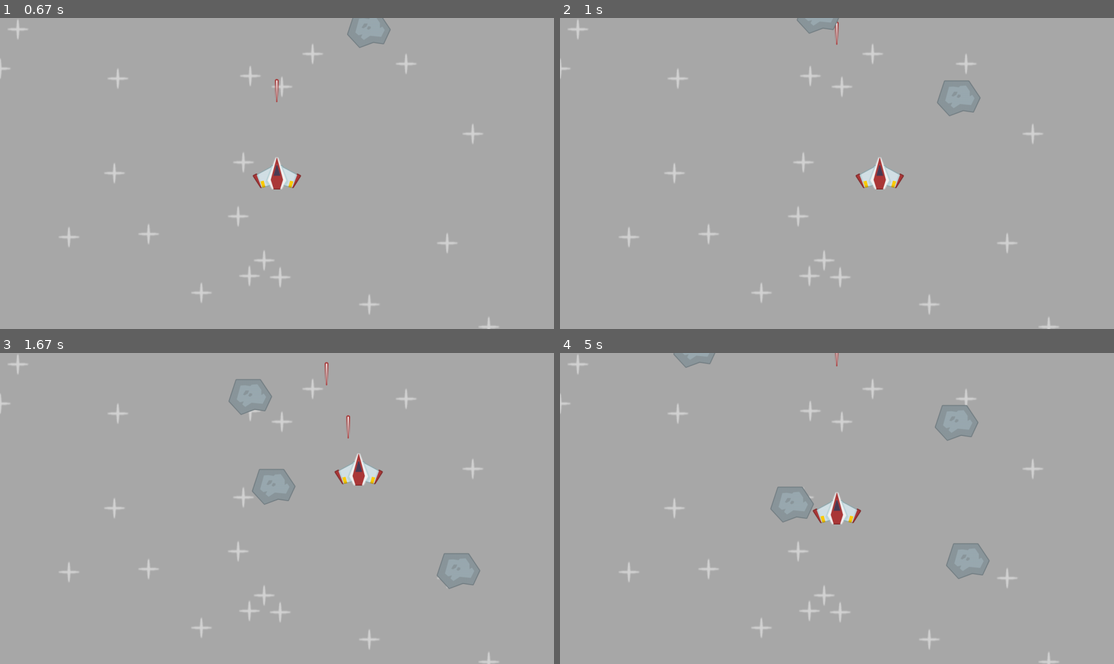
Above: before the commit, frames 1-4 (two rows, left to right).
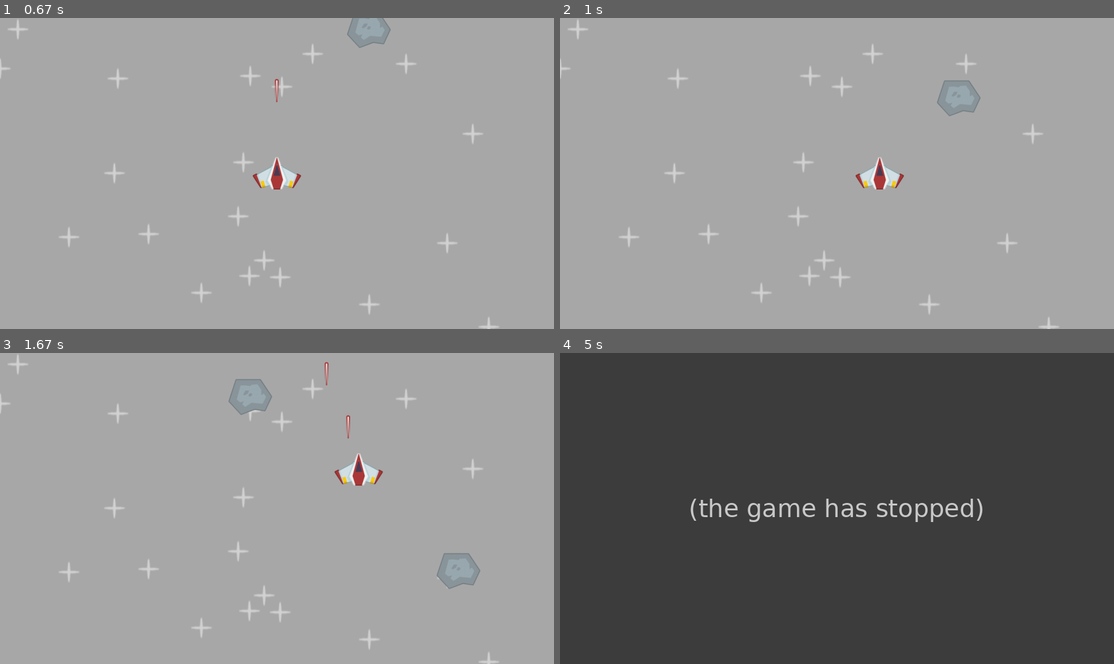
Above: after the commit, the same moments.

Repository: tkupczyk/PyGame
Game: pygame game, started from space shooter/code/main.py
The game is run twice, just before and just after one commit, with the same random seed, the same clock (stepped at 60 frames per second) and the same inputs.
Inputs:
- Up to frame 1 (0.67 s): tap Space at 0.33 s
- Up to frame 2 (1 s): hold Right from 0.67 s (still down); tap Space at 0.73 s
- Up to frame 3 (1.67 s): tap Space at 1.03, 1.23, 1.57 s; release Right at 1.13 s; hold Up 1.17-1.47 s; hold Right from 1.5 s (still down)
- Up to frame 4 (5 s): tap Space at 1.87, 2.07, 2.37, 2.63, 2.97, 3.27, 3.4, 4.47 s; release Right at 1.97 s; hold Left 2-2.53 s; hold Down 2.57-2.87 s; hold Left 2.9-3.3 s; hold Up 3.33-3.7 s; hold Down 4.4-4.77 s

Frame 1 is identical in both runs. In frame 2, 0.2% of the frame differs, in the area x 42-51%, y 0-9%; in frame 3, 0.4%; in frame 4, 100%, in the area x 0-100%, y 0-100%.
After the commit the program exited at 4.83 s; later frames show no game.

Commit message:
Added collistions mechanic

Diff:
--- a/space shooter/code/main.py
+++ b/space shooter/code/main.py
@@ -37,7 +37,7 @@
         recent_keys = pygame.key.get_just_pressed()
 
         if recent_keys[pygame.K_SPACE] and self.can_fire:
-            Laser(laser_surface, self.rect.midtop, all_sprites)
+            Laser(laser_surface, self.rect.midtop, (all_sprites, laser_sprites))
             self.can_fire = False
             self.laser_shoot_time = pygame.time.get_ticks()
 
@@ -75,6 +75,17 @@
         if pygame.time.get_ticks() - self.creation_time >= self.lifetime:
             self.kill()
 
+def collisions():
+    global running
+
+    collisions_sprites = pygame.sprite.spritecollide(player, meteor_sprites, False)
+    if collisions_sprites:
+        running = False
+
+    for laser in laser_sprites:
+        collided_sprites = pygame.sprite.spritecollide(laser, meteor_sprites, True)
+        if collided_sprites:
+            laser.kill()
 # general setup
 
 pygame.init()
@@ -90,6 +101,8 @@
 
 # Sprites
 all_sprites = pygame.sprite.Group()
+meteor_sprites = pygame.sprite.Group()
+laser_sprites = pygame.sprite.Group()
 for _ in range(20):
     star = Stars(all_sprites, star_surf)
 player = Player(all_sprites)
@@ -97,8 +110,6 @@
 # custom events - > meteor timer
 meteor_event = pygame.event.custom_type()
 pygame.time.set_timer(meteor_event, 400)
-
-
 
 while running:
     dt = clock.tick() /1000  # delta time in seconds.
@@ -109,13 +120,13 @@
         if event.type == pygame.QUIT:
             running = False
         if event.type == meteor_event:
-            Meteor(meteor_surface, (random.randint(0, WINDOW_WIDTH), -100), all_sprites)
+            Meteor(meteor_surface, (random.randint(0, WINDOW_WIDTH), -100), (all_sprites, meteor_sprites))
 
     all_sprites.update(dt)
 
+    collisions()
     #draw the game
     screen_surface.fill("darkgrey")
-
 
     all_sprites.draw(screen_surface)
 
